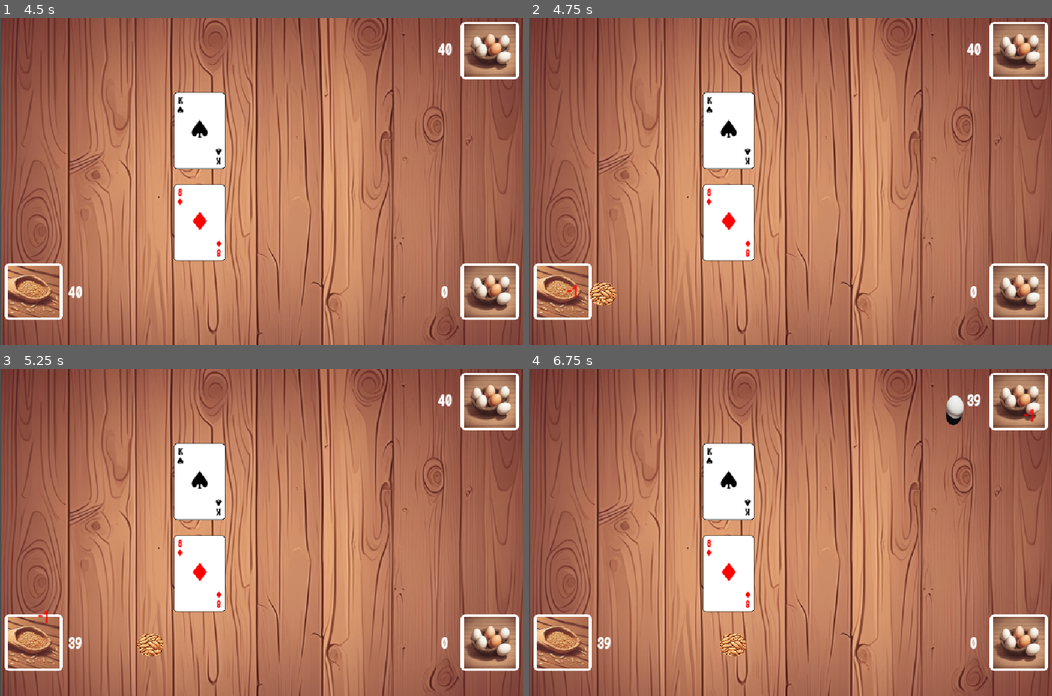
Above: before the commit, frames 1-4 (two rows, left to right).
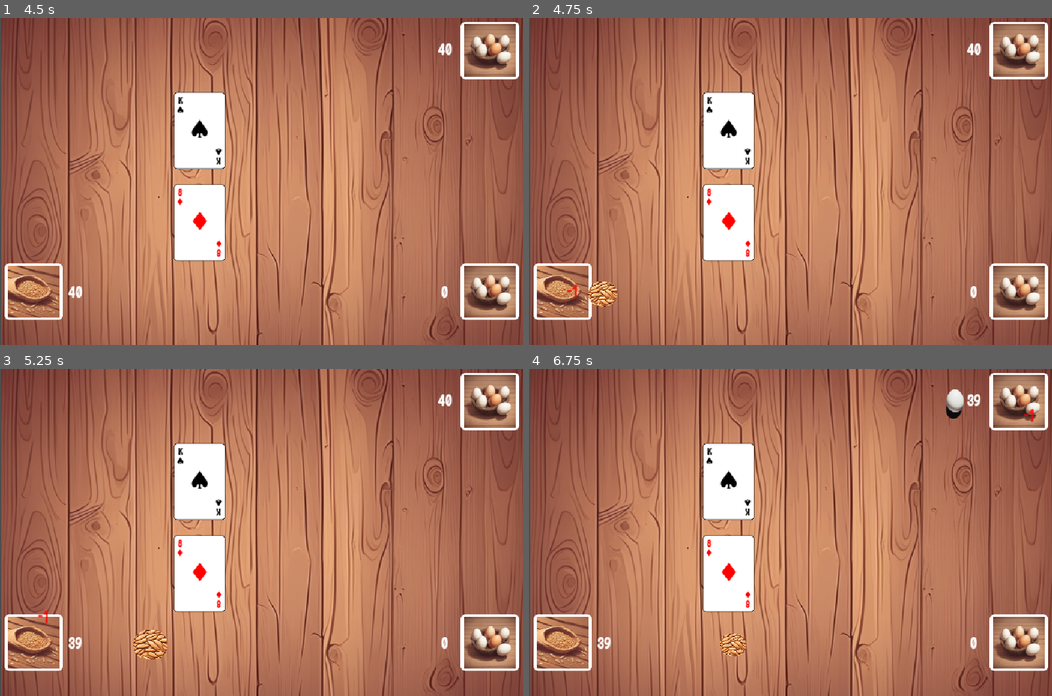
Above: after the commit, the same moments.

Repository: yakushev85/BlackJackWithChicken
Game: Godot game, scene res://StartScreen.tscn
Same seed, same stepped clock (60 frames per second), same inputs: the game is played once before the commit and once after it.
Inputs (mouse positions are in pixels of both pictures, inside the frame that each line leads up to):
- Up to frame 1 (4.5 s): click "START" at 0.5 s; move the mouse to (376, 165) at 1.27 s; click (376, 165) at 1.42 s; tap Enter at 2, 4.25 s; move the mouse to (156, 197) at 2.02 s; click (156, 197) at 2.17 s; tap Space at 2.75 s; move the mouse to (313, 109) at 2.77 s; click (313, 109) at 2.92 s; move the mouse to (235, 246) at 3.52 s; click (235, 246) at 3.67 s; move the mouse to (418, 230) at 4.27 s; click (418, 230) at 4.42 s
- Up to frame 2 (4.75 s): no input
- Up to frame 3 (5.25 s): move the mouse to (104, 483) at 5.02 s; click (104, 483) at 5.17 s
- Up to frame 4 (6.75 s): move the mouse to (816, 532) at 5.77 s; click (816, 532) at 5.92 s; tap Space at 6.5 s; move the mouse to (712, 450) at 6.52 s; click (712, 450) at 6.67 s

Frame 1 is identical in both runs. In frame 2, 0.3% of the frame differs, in the area x 11-17%, y 80-89%; in frame 3, 0.4%, in the area x 25-32%, y 79-89%; in frame 4, 0.3%.

Commit message:
Improve movement animation  #2

Diff:
--- a/app/GameTable.gd
+++ b/app/GameTable.gd
@@ -58,7 +58,10 @@
 	is_not_doubled = true
 	init_deck()
 
-	do_array = ["player_card:2", "chicken_card:2", "player_bid:2", "chicken_bid:2", "show_buttons:1", "check_rat:1"]
+	do_array = [
+		"player_card:2", "chicken_card:2",
+		"player_bid:2", "chicken_bid:2",
+		"show_buttons:1", "check_rat:1"]
 	exec_do_array()
 
 
--- a/app/Items/ChickenBid.gd
+++ b/app/Items/ChickenBid.gd
@@ -6,7 +6,10 @@
 
 	tween.tween_property(self, "position", new_position, 1)
 
+	tween.tween_callback($AnimationPlayer.stop)
+
 	if remove_on_finish:
 		tween.tween_callback(self.queue_free)
 
 	tween.play()
+	$AnimationPlayer.play("moving")
--- a/app/Items/ChickenBid.tscn
+++ b/app/Items/ChickenBid.tscn
@@ -1,10 +1,52 @@
-[gd_scene load_steps=3 format=3 uid="uid://cjb65s83j58wg"]
+[gd_scene load_steps=6 format=3 uid="uid://cjb65s83j58wg"]
 
 [ext_resource type="Texture2D" uid="uid://bvxfnmk6k3swg" path="res://assets/icon/one_egg2.png" id="1"]
 [ext_resource type="Script" uid="uid://chquxk8gll2s4" path="res://Items/ChickenBid.gd" id="2"]
+
+[sub_resource type="Animation" id="Animation_xrmkm"]
+length = 0.001
+tracks/0/type = "value"
+tracks/0/imported = false
+tracks/0/enabled = true
+tracks/0/path = NodePath("BidImage:offset")
+tracks/0/interp = 1
+tracks/0/loop_wrap = true
+tracks/0/keys = {
+"times": PackedFloat32Array(0),
+"transitions": PackedFloat32Array(1),
+"update": 0,
+"values": [Vector2(0, 0)]
+}
+
+[sub_resource type="Animation" id="Animation_0qo1i"]
+resource_name = "moving"
+loop_mode = 1
+tracks/0/type = "value"
+tracks/0/imported = false
+tracks/0/enabled = true
+tracks/0/path = NodePath("BidImage:offset")
+tracks/0/interp = 1
+tracks/0/loop_wrap = true
+tracks/0/keys = {
+"times": PackedFloat32Array(0, 0.25, 0.5, 0.75, 1),
+"transitions": PackedFloat32Array(1, 1, 1, 1, 1),
+"update": 0,
+"values": [Vector2(0, 0), Vector2(0, -30), Vector2(0, 0), Vector2(0, -30), Vector2(0, 0)]
+}
+
+[sub_resource type="AnimationLibrary" id="AnimationLibrary_xrmkm"]
+_data = {
+&"RESET": SubResource("Animation_xrmkm"),
+&"moving": SubResource("Animation_0qo1i")
+}
 
 [node name="ChickenBid" type="Node2D"]
 script = ExtResource("2")
 
 [node name="BidImage" type="Sprite2D" parent="."]
 texture = ExtResource("1")
+
+[node name="AnimationPlayer" type="AnimationPlayer" parent="."]
+libraries = {
+&"": SubResource("AnimationLibrary_xrmkm")
+}
--- a/app/Items/PlayerBid.gd
+++ b/app/Items/PlayerBid.gd
@@ -6,7 +6,10 @@
 
 	tween.tween_property(self, "position", new_position, 1)
 
+	tween.tween_callback($AnimationPlayer.stop)
+
 	if remove_on_finish:
 		tween.tween_callback(self.queue_free)
 
 	tween.play()
+	$AnimationPlayer.play("moving")
--- a/app/Items/PlayerBid.tscn
+++ b/app/Items/PlayerBid.tscn
@@ -1,7 +1,43 @@
-[gd_scene load_steps=3 format=3 uid="uid://8a3xe5ttccvd"]
+[gd_scene load_steps=6 format=3 uid="uid://8a3xe5ttccvd"]
 
 [ext_resource type="Texture2D" uid="uid://cg4eoaqfnjcxs" path="res://assets/icon/rgrains1.png" id="1"]
 [ext_resource type="Script" uid="uid://b8h0wda5rsvk0" path="res://Items/PlayerBid.gd" id="2"]
+
+[sub_resource type="Animation" id="Animation_lv38a"]
+resource_name = "moving"
+tracks/0/type = "value"
+tracks/0/imported = false
+tracks/0/enabled = true
+tracks/0/path = NodePath("BidImage:scale")
+tracks/0/interp = 1
+tracks/0/loop_wrap = true
+tracks/0/keys = {
+"times": PackedFloat32Array(0, 0.5, 1),
+"transitions": PackedFloat32Array(1, 1, 1),
+"update": 0,
+"values": [Vector2(0.25, 0.25), Vector2(0.35, 0.35), Vector2(0.25, 0.25)]
+}
+
+[sub_resource type="Animation" id="Animation_gh3dg"]
+length = 0.001
+tracks/0/type = "value"
+tracks/0/imported = false
+tracks/0/enabled = true
+tracks/0/path = NodePath("BidImage:scale")
+tracks/0/interp = 1
+tracks/0/loop_wrap = true
+tracks/0/keys = {
+"times": PackedFloat32Array(0),
+"transitions": PackedFloat32Array(1),
+"update": 0,
+"values": [Vector2(0.25, 0.25)]
+}
+
+[sub_resource type="AnimationLibrary" id="AnimationLibrary_cv3py"]
+_data = {
+&"RESET": SubResource("Animation_gh3dg"),
+&"moving": SubResource("Animation_lv38a")
+}
 
 [node name="PlayerBid" type="Node2D"]
 script = ExtResource("2")
@@ -9,3 +45,8 @@
 [node name="BidImage" type="Sprite2D" parent="."]
 scale = Vector2(0.25, 0.25)
 texture = ExtResource("1")
+
+[node name="AnimationPlayer" type="AnimationPlayer" parent="."]
+libraries = {
+&"": SubResource("AnimationLibrary_cv3py")
+}
--- a/app/project.godot
+++ b/app/project.godot
@@ -19,7 +19,6 @@
 [autoload]
 
 Global="*res://Global.gd"
-Node2dMv="*res://Node2DMv.gd"
 
 [display]
 
